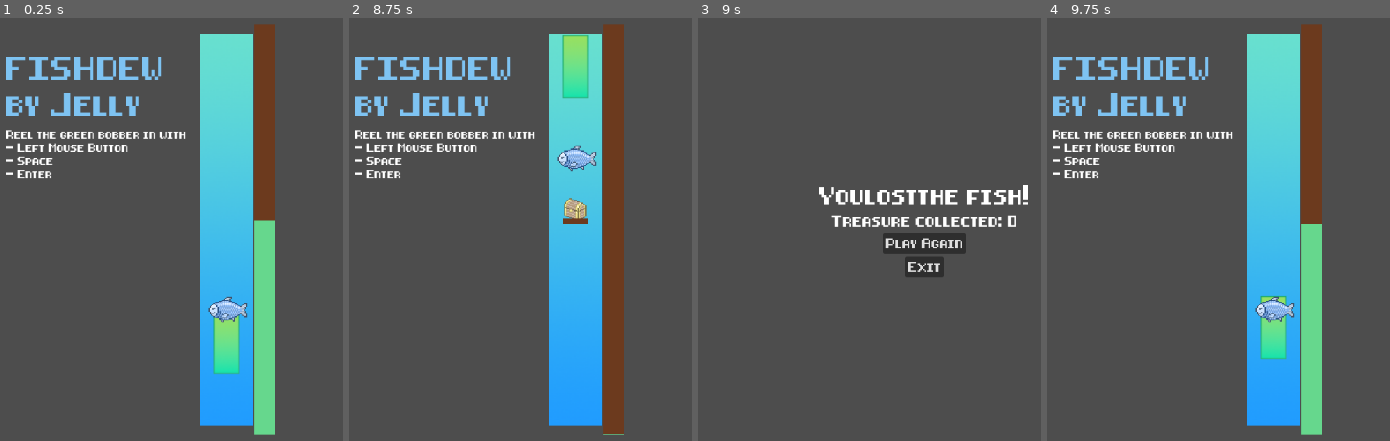
Above: before the commit, frames 1-4 (left to right).
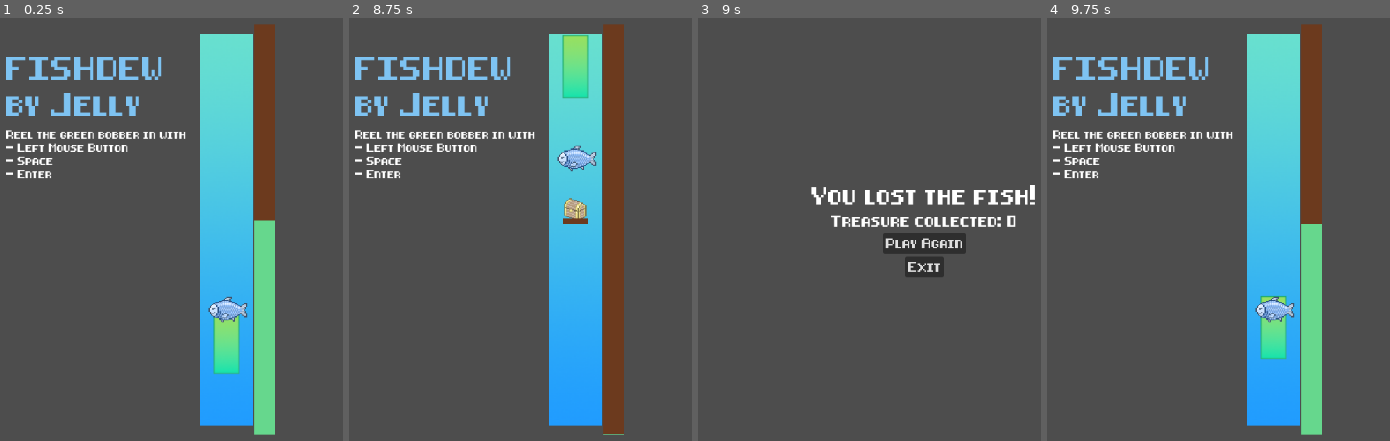
Above: after the commit, the same moments.

Repository: Anjellyrika/fishdew
Game: Godot game, scene res://src/main_level.tscn
Two runs of this game, one before a commit and one after it. Both use one fixed random seed, a clock stepped at 60 frames per second and the inputs below.
Inputs (mouse positions are in pixels of both pictures, inside the frame that each line leads up to):
- Up to frame 1 (0.25 s): no input
- Up to frame 2 (8.75 s): tap Enter at 0.5, 0.6, 2.1, 3.6, 5.1, 6.6, 8.1 s; move the mouse to (outside the picture) at 0.52 s; hold Space (up) 0.53-2.03 s; click (outside the picture) at 0.67 s; move the mouse to (414, 250) at 1.27 s; tap F every 1.5 s from 1.35 to 7.35 s; move the mouse to (654, 132) at 2.02 s; move the mouse to (534, 318) at 2.77 s; hold Space (up) 2.78-4.28 s; click (534, 318) at 2.92 s; move the mouse to (outside the picture) at 3.52 s; move the mouse to (outside the picture) at 4.27 s; tap Space (up) at 4.52, 6.02, 6.77 s; move the mouse to (616, 229) at 5.02 s; hold Space (up) 5.03-5.78 s; click (616, 229) at 5.17 s; move the mouse to (455, 115) at 5.77 s; move the mouse to (outside the picture) at 6.52 s; move the mouse to (414, 250) at 7.27 s; hold Space (up) from 7.28 s (still down); click (414, 250) at 7.42 s; move the mouse to (654, 132) at 8.02 s
- Up to frame 3 (9 s): keep holding Space (up); move the mouse to (883, 318) at 8.77 s; tap F at 8.85 s
- Up to frame 4 (9.75 s): release Space (up) at 9.5 s; click "Play Again" at 9.5 s

Frames 1-2 are identical in both runs. In frame 3, 1.8% of the frame differs, in the area x 32-99%, y 39-50%; in frame 4, nothing differs.

Commit message:
fix: add space in end screen outcome text

Diff:
--- a/EndScreen.gd
+++ b/EndScreen.gd
@@ -1,7 +1,7 @@
 extends Control
 
 func display_score(outcome, treasureScore):
-	$MarginContainer/VBoxContainer/Outcome.text = "You" + outcome + "the fish!"
+	$MarginContainer/VBoxContainer/Outcome.text = "You " + outcome + " the fish!"
 	$MarginContainer/VBoxContainer/TreasureCollected.text = "Treasure collected: " + str(treasureScore)
 
 func _on_play_again_pressed():
